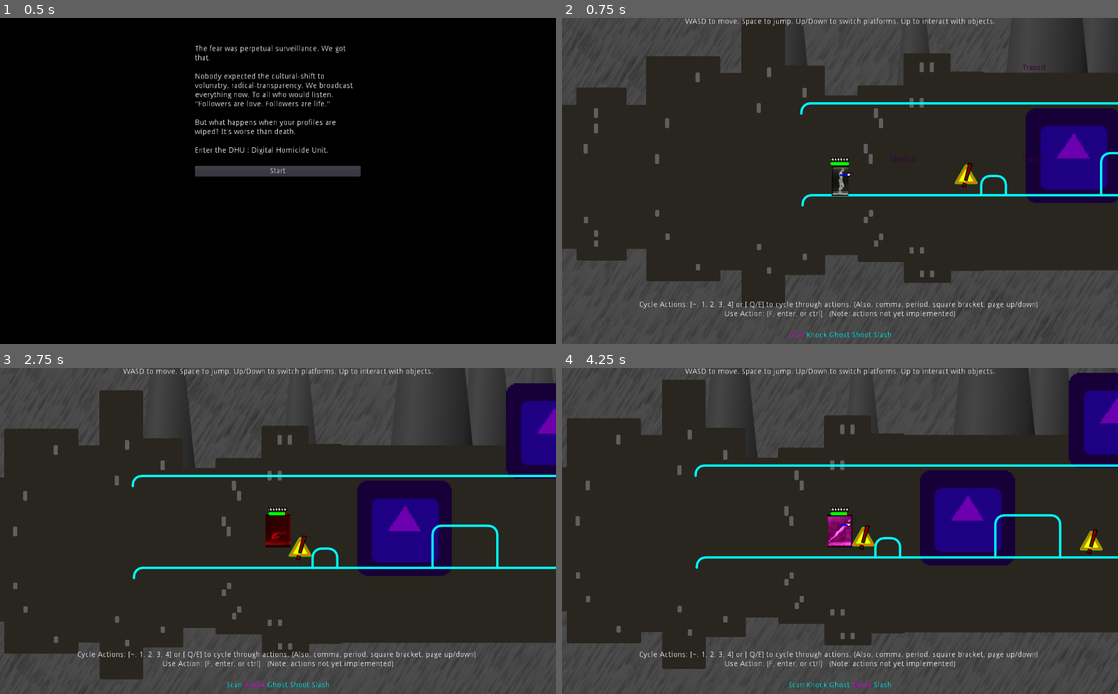
Above: before the commit, frames 1-4 (two rows, left to right).
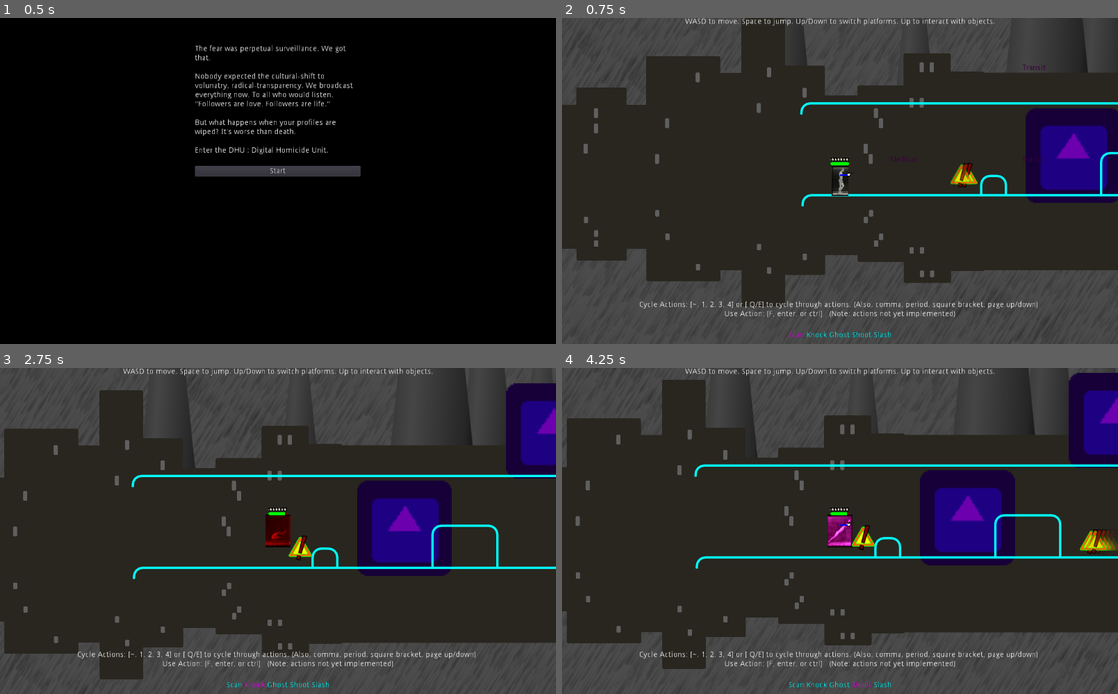
Above: after the commit, the same moments.

Repository: godot-wildlings/cyberpunk-jam-2019
Game: Godot game, scene res://Main.tscn
Two runs of this game, one before a commit and one after it. Both use one fixed random seed, a clock stepped at 60 frames per second and the inputs below. The engine's default icon, where the game draws it, is replaced by a stand-in: a white triangle on a blue panel in a dark square.
Inputs:
- Up to frame 1 (0.5 s): no input
- Up to frame 2 (0.75 s): click "Start" at 0.5 s
- Up to frame 3 (2.75 s): tap Enter at 1.25 s; hold D (mv_right) 1.28-2.03 s; tap ` (action_0) at 1.35 s; tap Space (jump) at 1.52, 2.27 s; hold S (mv_down) from 2.03 s (still down); tap 1 (action_1) at 2.1 s
- Up to frame 4 (4.25 s): release S (mv_down) at 2.78 s; hold D (mv_right) 2.78-3.53 s; tap 2 (action_2) at 2.85 s; hold W (mv_up) from 3.53 s (still down); tap 3 (action_3) at 3.6 s; tap Space (jump) at 3.77 s

Frame 1 is identical in both runs. In frame 2, 0.2% of the frame differs, in the area x 69-74%, y 44-53%; in frame 3, less than 0.1%; in frame 4, 0.3%, in the area x 52-100%, y 48-58%.

Commit message:
add ghost effect to Enemy

Diff:
--- a/Enemy.gd
+++ b/Enemy.gd
@@ -7,8 +7,10 @@
 
 export (Game.damage_types) var melee_damage_type
 
-onready var decision_timer = $DecisionTimer
-onready var reload_timer = $ReloadTimer
+onready var decision_timer : Timer = $DecisionTimer
+onready var reload_timer : Timer = $ReloadTimer
+onready var ghost_timer : Timer = $GhostTimer
+onready var ghost_tscn : PackedScene = preload("res://Ghost/Ghost.tscn") as PackedScene
 
 enum states { initializing, ready, passive, alert, dead, frozen }
 var state = states.initializing
@@ -32,6 +34,7 @@
 
 # Called when the node enters the scene tree for the first time.
 func _ready():
+	ghost_timer.connect("timeout", self, "_on_GhostTimer_timout")
 	decision_timer.start()
 	reload_timer.start()
 	state = states.passive
@@ -51,6 +54,15 @@
 		melee_weapon_state = melee_weapon_states.reloading
 		reload_timer.start()
 
+
+func _on_GhostTimer_timout():
+	var ghost_instance : Node2D = ghost_tscn.instance()
+	get_parent().add_child(ghost_instance)
+	ghost_instance.position = position
+	ghost_instance.texture = $Sprite.texture
+	ghost_instance.frame = $Sprite.frame
+	ghost_instance.rotation = $Sprite.rotation
+	ghost_instance.flip_h = $Sprite.flip_h
 
 
 func _on_DecisionTimer_timeout():
--- /dev/null
+++ b/Ghost/Ghost.gd
@@ -0,0 +1,11 @@
+extends Sprite
+
+onready var alpha_tween : Tween = $AlphaTween
+
+func _ready():
+	alpha_tween.connect("tween_completed", self, "_on_AlphaTween_tween_completed")
+	alpha_tween.interpolate_property(self, "modulate", Color(1, 1, 1, 1), Color(1, 1, 1, 0), .6, Tween.TRANS_SINE, Tween.EASE_OUT)
+	alpha_tween.start()
+
+func _on_AlphaTween_tween_completed(obj : Object, key : int):
+		queue_free()
--- /dev/null
+++ b/Ghost/Ghost.tscn
@@ -0,0 +1,8 @@
+[gd_scene load_steps=2 format=2]
+
+[ext_resource path="res://Ghost/Ghost.gd" type="Script" id=1]
+
+[node name="Ghost" type="Sprite"]
+script = ExtResource( 1 )
+
+[node name="AlphaTween" type="Tween" parent="."]
--- a/NPCs/Enemies/Enemy.tscn
+++ b/NPCs/Enemies/Enemy.tscn
@@ -56,6 +56,10 @@
 
 [node name="ReloadTimer" type="Timer" parent="."]
 
+[node name="GhostTimer" type="Timer" parent="."]
+wait_time = 0.1
+autostart = true
+
 [node name="AnimationPlayer" type="AnimationPlayer" parent="."]
 anims/die = SubResource( 2 )
 anims/hit = SubResource( 3 )
@@ -69,5 +73,6 @@
 
 [node name="OwNoise" type="AudioStreamPlayer2D" parent="SFX/hits"]
 stream = ExtResource( 4 )
+
 [connection signal="timeout" from="DecisionTimer" to="." method="_on_DecisionTimer_timeout"]
 [connection signal="timeout" from="ReloadTimer" to="." method="_on_ReloadTimer_timeout"]
